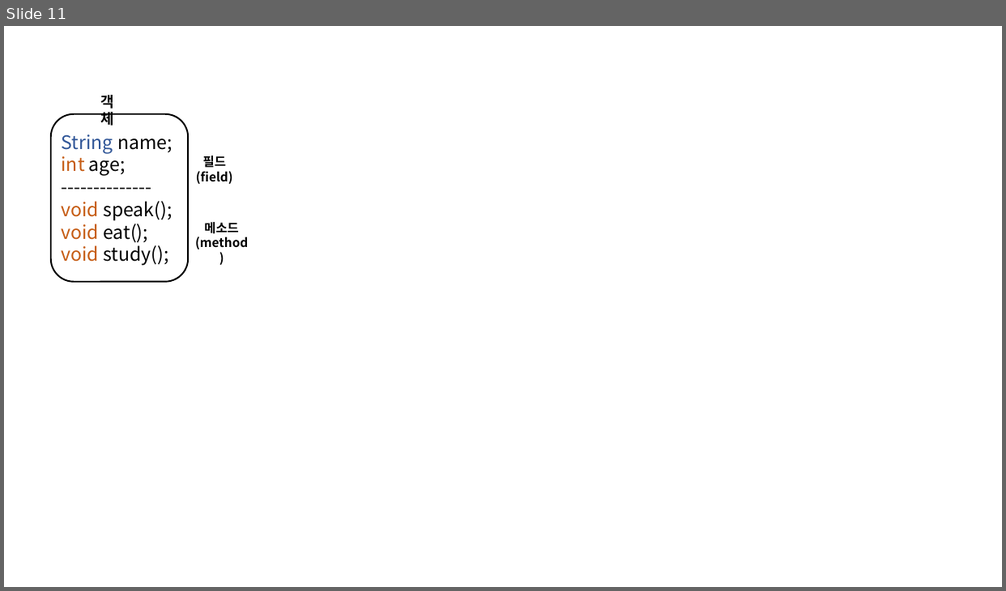
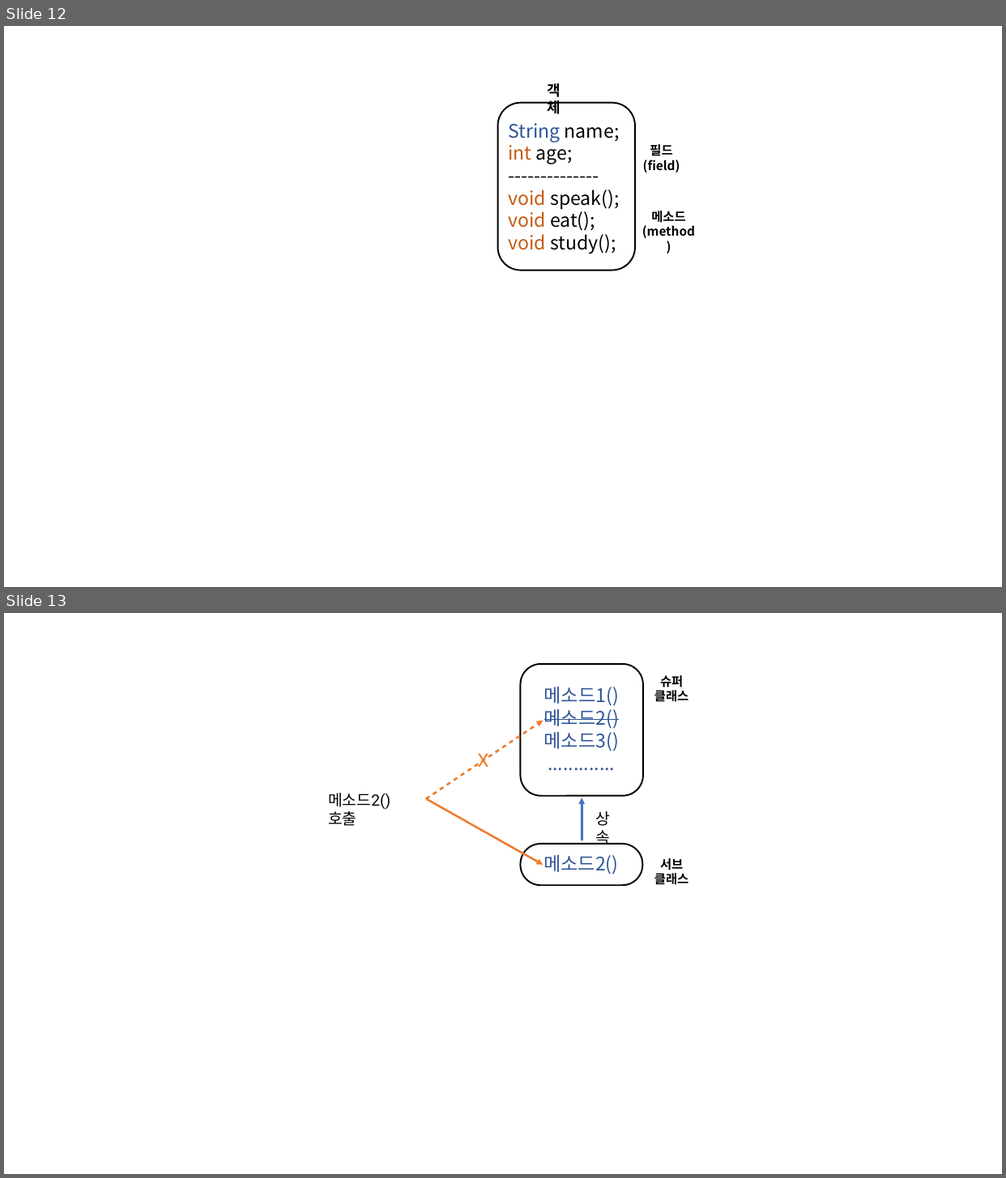
Before and after one commit to Rap0d/rap0d.github.io, a slide deck: assets/form/matrix.pptx. Shown one above the other, each under a label of ours: slide 11 before the commit, slides 12 and 13 after it. The pictures are 1006x591 and 1006x1178 pixels, drawn with LibreOffice and Linux fonts; fonts in the diff are those of the drawing. Boxes give left, top, right and bottom in pixels: in the first picture for what was removed or moved away, otherwise in the second. Text is boxed around its words. In the diff, an @@ line names an element or a change of style, - is before the commit and + after.

```diff
--- a/assets/form/matrix.pptx
+++ b/assets/form/matrix.pptx
@@ slide 13 added at [4,613,1002,1174], background #FFFFFF @@
@@ rounded rectangle added at [521,664,643,796], outline #000000 1.5 pt @@
@@ text added at [654,675,688,702], 12 pt, text #000000, bold @@
+슈퍼 클래스
@@ text added at [544,687,619,752], 18 pt, text #2F5597 @@
+메소드1()
+메소드2()
+메소드3()
+.............
@@ arrow added from (426, 799) to (543, 721), #ED7D31 2 pt @@
@@ text added at [477,753,488,767], 18 pt, text #ED7D31 @@
+X
@@ text added at [328,793,390,826], 15 pt, text #000000 @@
+메소드2() 호출
@@ arrow added from (426, 798) to (543, 865), #ED7D31 2 pt @@
@@ arrow added from (582, 841) to (582, 798), #4472C4 2 pt @@
@@ text added at [595,811,610,845], 15 pt, text #000000 @@
+상속
@@ rounded rectangle added at [521,844,642,885], outline #000000 1.5 pt @@
@@ text added at [543,855,618,875], 18 pt, text #2F5597 @@
+메소드2()
@@ text added at [654,858,688,885], 12 pt, text #000000, bold @@
+서브 클래스
@@ what was slide 11 is now slide 12 @@
@@ slide 12 changed as well @@
@@ text "객체": place and size @@
-text "객체" at [100,95,114,126]
+text "객체" at [548,84,561,114]
@@ 2 texts, 1 rounded rectangle: place and size @@
-2 texts, 1 rounded rectangle at [50,114,248,282]
+2 texts, 1 rounded rectangle at [498,102,695,270]
@@ text "String name;": place and size @@
-text "String name;" at [62,135,172,266]
+text "String name;" at [508,123,620,254]
```
Also in this commit, not shown: 10 other slides changed, 2 other slides added, 6 other files.
